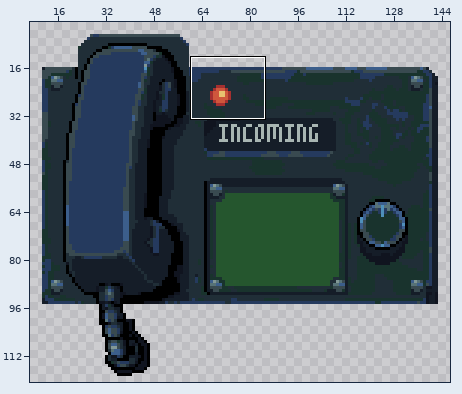
Two versions of one pixel-art file, Assets/Modules/module_comms_in.aseprite. The first picture is a wide view before the edit; the outline marks the close-up.
Close-up. Before the edit:
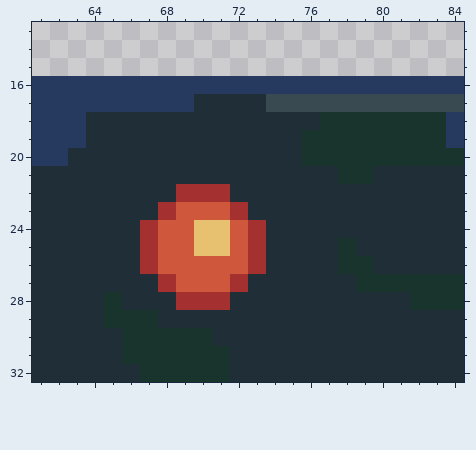
167x121 pixels, 1 frame. Shown: x 61..84, y 13..32. The wide view leaves out empty margins. The commit also changed other parts of the picture, which this record leaves out.
New version:
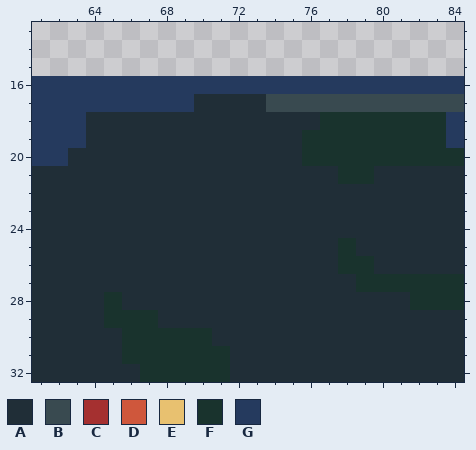
Palette (. is transparent): A #202e37  B #394a50  C #a53030  D #cf573c  E #e8c170  F #19332d  G #253a5e
The edit:
--- layer "Layer 1"
@@ x 65..75 @@
 21 AAAAAAAAAAA
-22 AAAACCCAAAA
-23 AAACDDDCAAA
-24 AACDDEEDCAA
-25 AACDDEEDCAA
-26 AACDDDDDCAA
-27 AAACDDDCAAA
-28 FAAACCCAAAA
+22 AAAAAAAAAAA
+23 AAAAAAAAAAA
+24 AAAAAAAAAAA
+25 AAAAAAAAAAA
+26 AAAAAAAAAAA
+27 AAAAAAAAAAA
+28 FAAAAAAAAAA
 29 FFFAAAAAAAA
Changed places in both close-ups, as pixel boxes (x1, y1, x2, y2):
changed: (140, 184, 266, 310)
